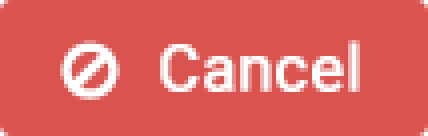
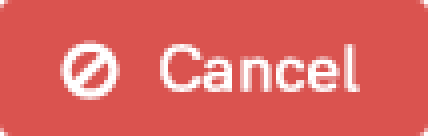
Two versions of the same layered image (428x136). Layer-by-layer changes:
painted on "Cancel" over (160, 40, 360, 92)
